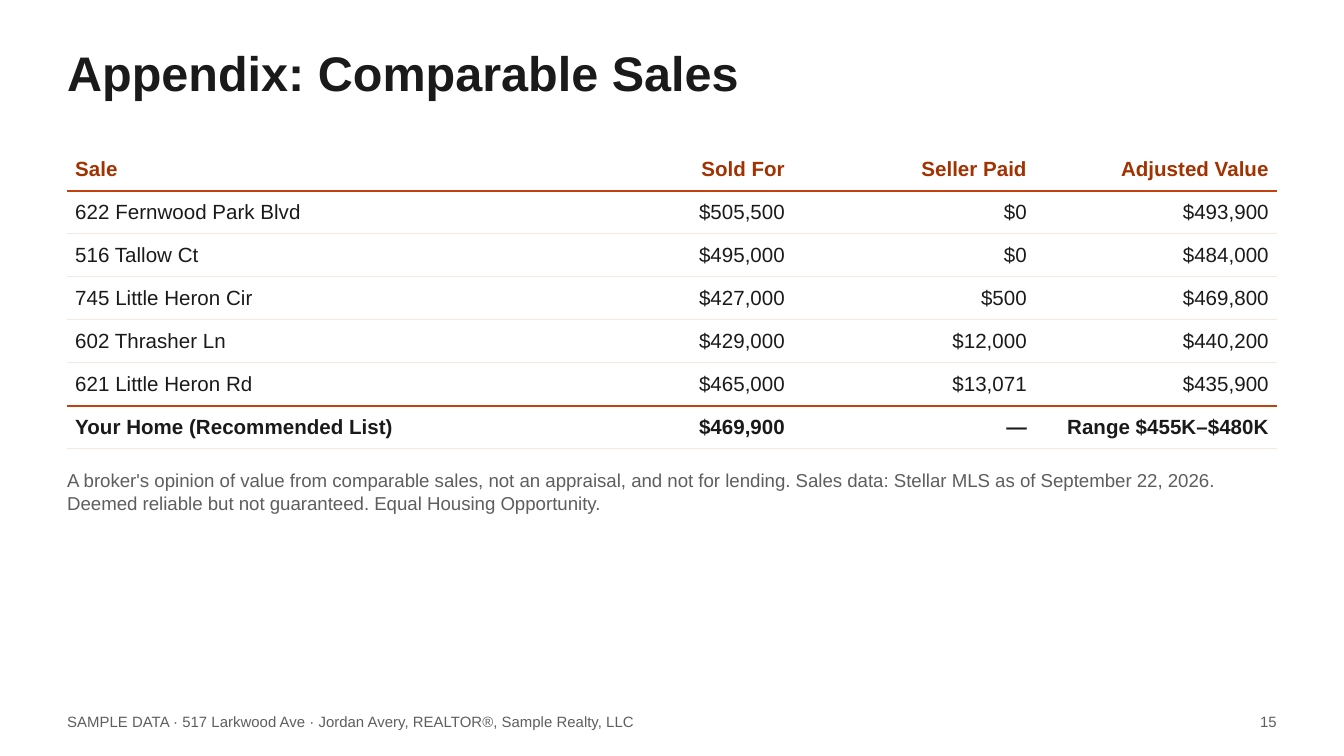
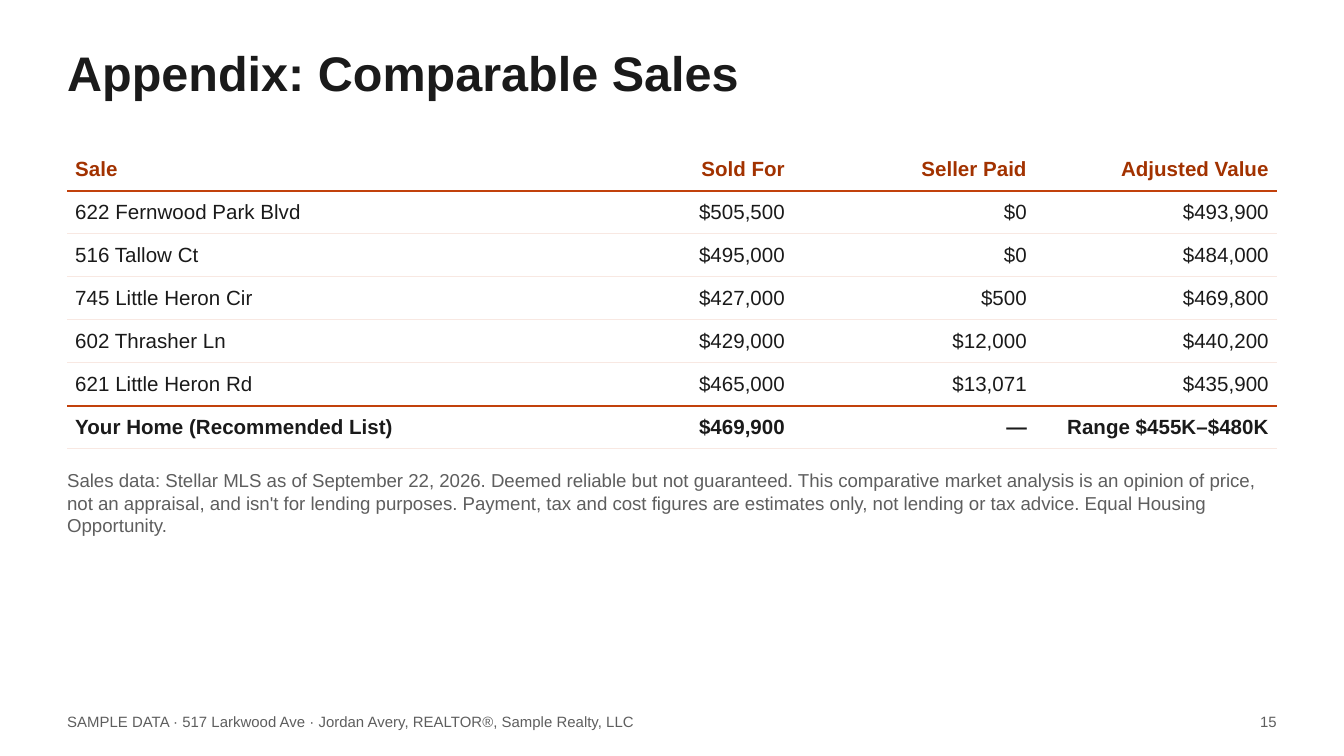
Before and after one commit to axelrivera/real-estate-skills, a slide deck: slide 15 of samples/seller-cma/517-Larkwood-Ave-Listing-Presentation.pptx. Drawn at 1344x756 pixels with LibreOffice and Linux fonts; fonts in the diff are those of the drawing. Boxes give left, top, right and bottom in pixels: in the first picture for what was removed or moved away, otherwise in the second. Text is boxed around its words. In the diff, an @@ line names an element or a change of style, - is before the commit and + after.

```diff
--- a/samples/seller-cma/517-Larkwood-Ave-Listing-Presentation.pptx
+++ b/samples/seller-cma/517-Larkwood-Ave-Listing-Presentation.pptx
@@ text at (67, 473, 1256, 536): text changed @@
-A broker's opinion of value from comparable sales, not an appraisal, and not for lending. Sales data: Stellar MLS as of September 22, 2026. Deemed reliable but not guaranteed. Equal Housing Opportunity.
+Sales data: Stellar MLS as of September 22, 2026. Deemed reliable but not guaranteed. This comparative market analysis is an opinion of price, not an appraisal, and isn't for lending purposes. Payment, tax and cost figures are estimates only, not lending or tax advice. Equal Housing Opportunity.
```
Also in this commit, not shown: 13 other slides changed, 49 other files.
